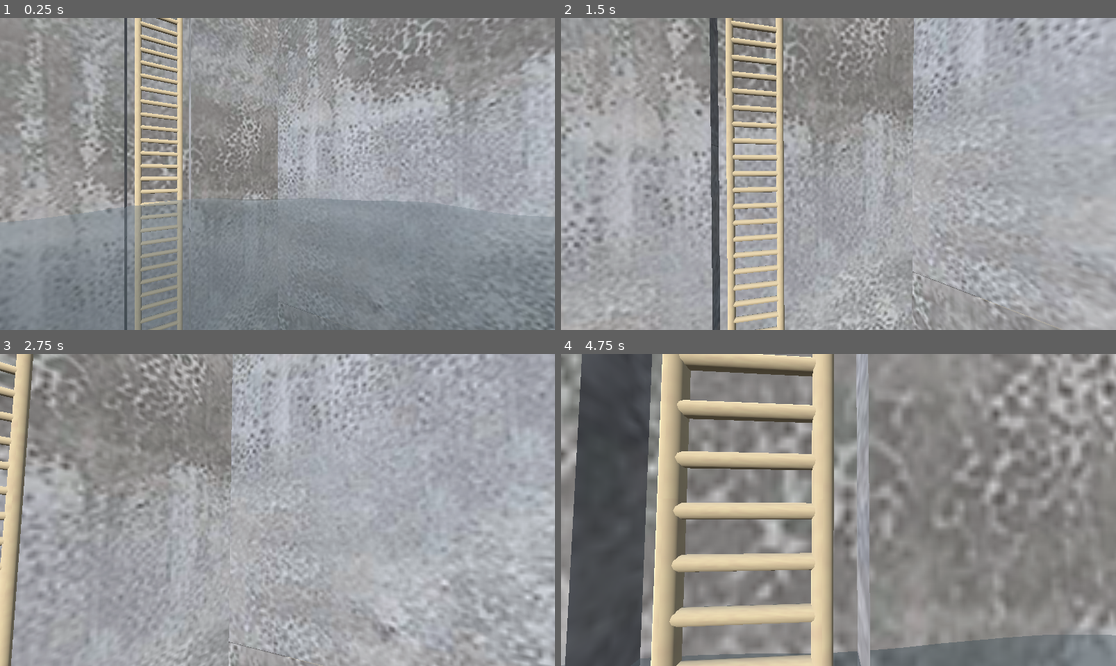
Above: before the commit, frames 1-4 (two rows, left to right).
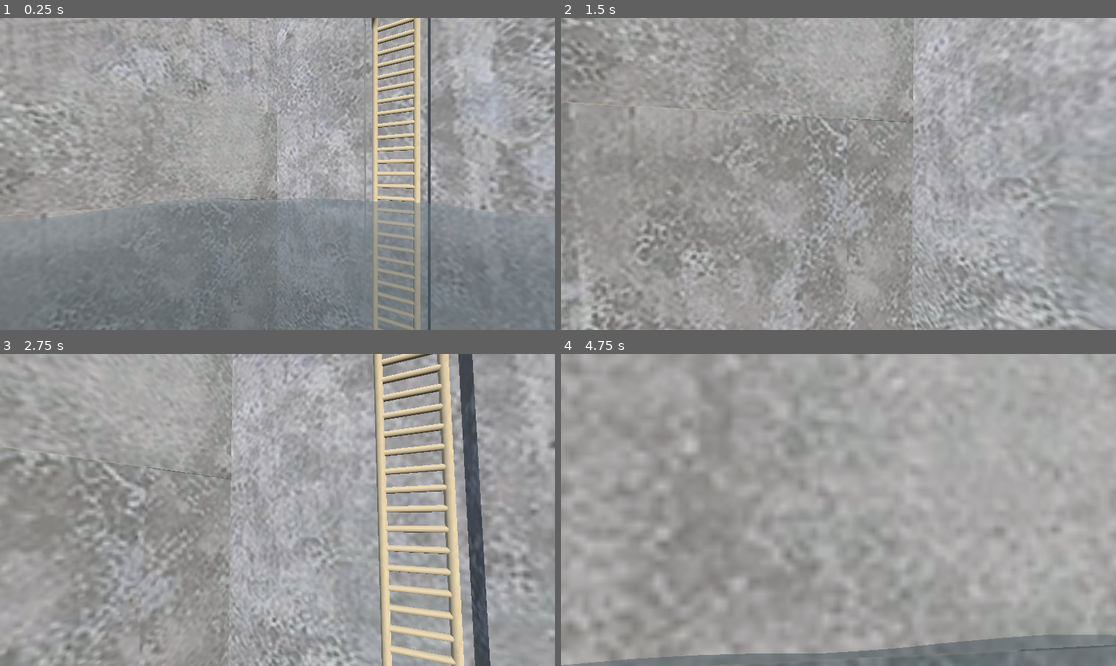
Above: after the commit, the same moments.

Repository: dairycultist/maltigi-run
Game: Godot game, scene res://world.tscn
The game is run twice, just before and just after one commit, with the same random seed, the same clock (stepped at 60 frames per second) and the same inputs. A sky picture missing from this copy of the repository is replaced by a grey-blue gradient.
Inputs (mouse positions are in pixels of both pictures, inside the frame that each line leads up to):
- Up to frame 1 (0.25 s): no input
- Up to frame 2 (1.5 s): move the mouse to (866, 174) at 0.52 s; hold Shift (crouch) 0.53-1.28 s; hold Up (walk_up) from 0.53 s (still down); tap Space (jump) at 0.77 s; move the mouse to (810, 174) at 1.27 s; tap F (toggle_fly) at 1.35 s
- Up to frame 3 (2.75 s): keep holding Up (walk_up); tap Space (jump) at 1.52 s; move the mouse to (288, 503) at 2.02 s; hold Shift (crouch) from 2.03 s (still down)
- Up to frame 4 (4.75 s): keep holding Up (walk_up); move the mouse to (832, 516) at 2.77 s; release Shift (crouch) at 2.78 s; tap F (toggle_fly) at 2.85, 4.35 s; tap Space (jump) at 3.02, 3.77, 4.52 s; move the mouse to (877, 513) at 3.52 s; hold Shift (crouch) 3.53-4.28 s; move the mouse to (794, 506) at 4.27 s

The runs differ from the first frame. In frame 1, 34% of the frame differs, in the area x 0-100%, y 0-100%; in frame 2, 43%; in frame 3, 47%; in frame 4, 71%.

Commit message:
Circular maps

Diff:
--- a/platform_placer.gd
+++ b/platform_placer.gd
@@ -1,16 +1,20 @@
 extends Node3D
 
 const PLATFORM = preload("res://platform.tscn")
+const DIAMETER_TO_HEIGHT = sqrt(3) / 2.0
 
 @export var hex_diameter := 17.32
-const DIAMETER_TO_HEIGHT = sqrt(3) / 2.0
+@export var map_size := 4
 
 func _ready() -> void:
 
 	var random := RandomNumberGenerator.new()
 
-	for x in range(-2, 3):
-		for z in range(-2, 3):
+	for x in range(1 - map_size, map_size):
+		for z in range(1 - map_size, map_size):
+
+			if abs(x + z) >= map_size and abs(x - z) <= map_size / 2:
+				continue
 
 			var platform = PLATFORM.instantiate()
 			add_child(platform)
